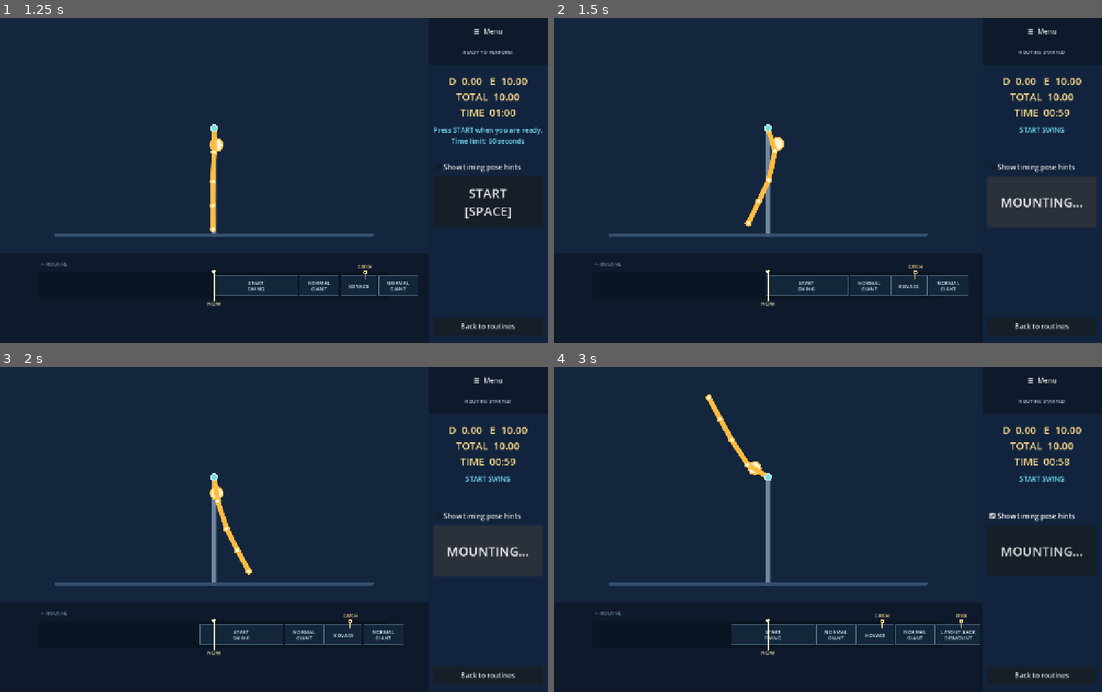
Above: before the commit, frames 1-4 (two rows, left to right).
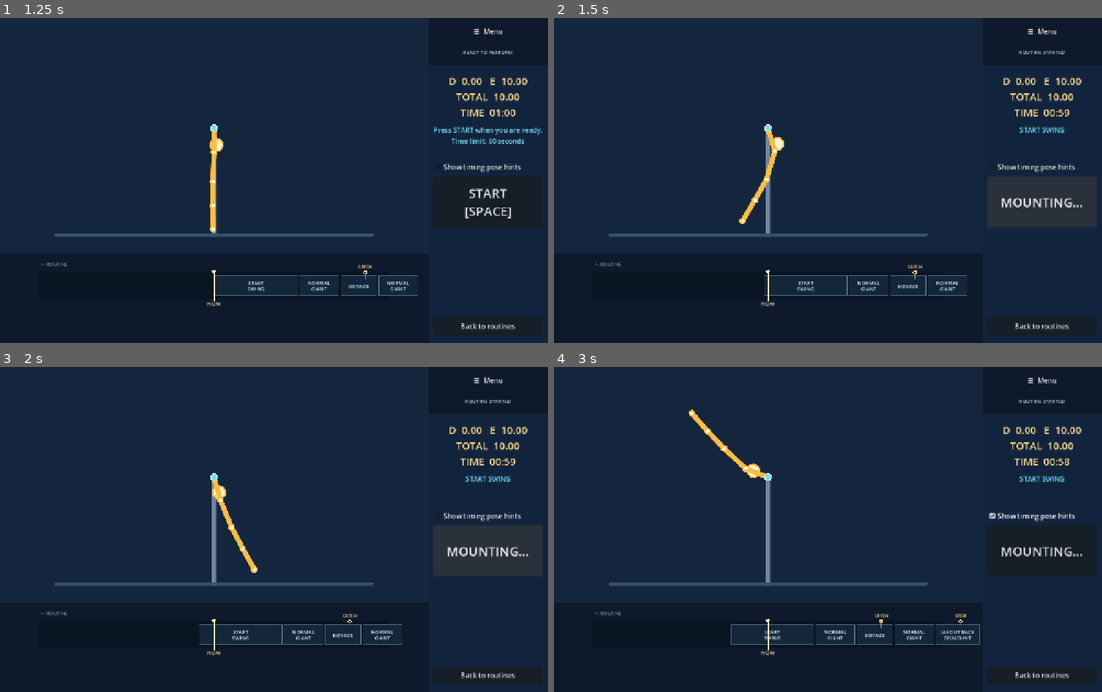
Above: after the commit, the same moments.

Repository: waynelaker/Stick-
Game: Godot game, scene res://main.tscn
Two runs of this game, one before a commit and one after it. Both use one fixed random seed, a clock stepped at 60 frames per second and the inputs below.
Inputs:
- Up to frame 1 (1.25 s): click "First Flight Start Swing → No…" at 0.5 s
- Up to frame 2 (1.5 s): click "START [SPACE]" at 1.25 s
- Up to frame 3 (2 s): no input
- Up to frame 4 (3 s): click "MOUNTING…" at 2 s; click "Show timing pose hints" at 2.75 s

Frame 1 is identical in both runs. In frame 2, 0.6% of the frame differs, in the area x 33-76%, y 37-86%; in frame 3, 0.8%; in frame 4, 1.0%, in the area x 24-78%, y 8-86%.

Commit message:
feat: Enhance fall recovery mechanics and catch timing feedback

Diff:
--- a/scripts/game.gd
+++ b/scripts/game.gd
@@ -111,8 +111,18 @@
 var performance_transition_serial := 0
 var performance_resume_index := 1
 var recovery_giant_required := false
+var recovery_retry_armed := false
+var fall_animation_complete := false
 var active_judgement_points: Array[Dictionary] = []
 var active_judgement_index := 0
+var catch_button_held := false
+var catch_hold_started_at := 0.0
+var catch_target_crossed := false
+var catch_was_secured := false
+var catch_miss_reason := ""
+var last_catch_miss_feedback := ""
+var timing_input_down := false
+var timing_input_started_elapsed := 0.0
 var landing_deduction := 0.0
 var pending_landing_deduction := 0.0
 var pending_landing_target_time := 0.0
@@ -398,13 +408,27 @@
 func _on_skill_completed(completed_skill: Dictionary) -> void:
 	if edit_mode:
 		return
+	if current_mode == "game" and game_phase == "fall":
+		fall_animation_complete = true
+		recovery_retry_armed = not timing_input_down
+		_set_recovery_buttons_enabled(true)
+		if recovery_retry_armed:
+			performance_feedback_label.text = "%s\nSPACE: REMOUNT + RETRY" % (last_catch_miss_feedback if not last_catch_miss_feedback.is_empty() else "FALL")
+		return
 	if current_mode == "game" and game_phase == "perform":
 		if performance_stage == "mount":
 			gymnast.suppress_next_automatic_follow()
 			gymnast.queued_skill = {}
 			call_deferred("_advance_to_next_complex")
 			return
+		if performance_stage == "routine_swing":
+			performance_stage = "swing_advancing"
+			call_deferred("_advance_to_next_complex")
+			return
 		if performance_stage == "complex_judgement":
+			_update_active_judgement()
+			if catch_was_secured and catch_button_held:
+				_release_catch_hold()
 			while active_judgement_index < active_judgement_points.size() and performance_stage == "complex_judgement":
 				_judge_active_point(active_judgement_points[active_judgement_index], 1.0, true)
 			if release_failed or performance_stage == "landing_reaction":
@@ -679,7 +703,8 @@
 	timing_button.size = Vector2(256, 120)
 	timing_button.text = "HIT!\n[SPACE]"
 	timing_button.add_theme_font_size_override("font_size", 30)
-	timing_button.pressed.connect(_attempt_execution)
+	timing_button.button_down.connect(_attempt_execution)
+	timing_button.button_up.connect(_release_catch_hold)
 	perform_controls.add_child(timing_button)
 	var abandon := Button.new()
 	abandon.position = Vector2(12, 590)
@@ -1366,6 +1391,11 @@
 	execution_attempted = false
 	execution_deductions.clear()
 	release_failed = false
+	last_catch_miss_feedback = ""
+	timing_input_down = false
+	catch_button_held = false
+	catch_target_crossed = false
+	catch_was_secured = false
 	pending_landing_deduction = 0.0
 	pending_landing_target_time = 0.0
 	active_combo_notice = false
@@ -1445,8 +1475,15 @@
 	return {"time":float(frames[frame_index].get("time", move.get("duration", 1.0))), "pose":frames[frame_index].pose}
 
 func _attempt_execution() -> void:
+	if not timing_input_down:
+		timing_input_down = true
+		timing_input_started_elapsed = performance_elapsed
 	if game_phase == "results" and performance_stage == "finished" and not timing_button.disabled:
 		_prepare_performance()
+		return
+	if game_phase == "fall":
+		if recovery_retry_armed:
+			_retry_failed_move()
 		return
 	if game_phase != "perform":
 		return
@@ -1459,17 +1496,63 @@
 	var target: Dictionary = _judgement_target(gymnast.skill, point)
 	if target.is_empty():
 		return
+	if str(point.get("role", "")).to_upper() == "CATCH":
+		_begin_catch_hold(float(target.time))
+		return
 	var error: float = absf(gymnast.skill_time - float(target.time))
 	_judge_active_point(point, error)
 
-func _judge_active_point(point: Dictionary, error: float, forced_miss := false) -> void:
+func _begin_catch_hold(target_time: float) -> void:
+	if catch_button_held:
+		return
+	if catch_target_crossed or gymnast.skill_time > target_time:
+		catch_miss_reason = "LATE"
+		_judge_active_point(active_judgement_points[active_judgement_index], 1.0, true)
+		return
+	catch_button_held = true
+	catch_hold_started_at = performance_elapsed
+	timing_button.text = "HOLD…\nCATCH THE BAR"
+	performance_feedback_label.text = "KEEP HOLDING THROUGH THE CATCH DOT"
+
+func _release_catch_hold() -> void:
+	timing_input_down = false
+	if not catch_button_held:
+		return
+	catch_button_held = false
+	if not catch_was_secured or active_judgement_index >= active_judgement_points.size():
+		catch_miss_reason = "EARLY"
+		performance_feedback_label.text = "RELEASED BEFORE THE CATCH"
+		return
+	var point: Dictionary = active_judgement_points[active_judgement_index]
+	var hold_duration := maxf(0.0, performance_elapsed - catch_hold_started_at)
+	_judge_active_point(point, 0.0, false, hold_duration)
+
+func _judge_active_point(point: Dictionary, error: float, forced_miss := false, catch_hold_duration := -1.0) -> void:
 	var role: String = str(point.get("role", "EXECUTE")).to_upper()
 	var perfect_window: float = _execution_window(gymnast.skill)
 	var small_window: float = _small_error_window(gymnast.skill)
 	var medium_window: float = _medium_error_window(gymnast.skill)
 	var deduction := 0.0
 	var judgement := "PERFECT"
-	if role == "LAND":
+	if role == "CATCH" and forced_miss:
+		deduction = 1.0
+		if catch_miss_reason == "EARLY":
+			judgement = "Too early!"
+		else:
+			judgement = "Too late!"
+	elif role == "CATCH" and catch_hold_duration >= 0.0:
+		if catch_hold_duration > 0.300:
+			deduction = 0.5
+			judgement = "LONG HOLD  −0.5"
+		elif catch_hold_duration > 0.160:
+			deduction = 0.3
+			judgement = "HELD TOO LONG  −0.3"
+		elif catch_hold_duration > 0.080:
+			deduction = 0.1
+			judgement = "CAUTIOUS CATCH  −0.1"
+		else:
+			judgement = "CLEAN CATCH"
+	elif role == "LAND":
 		if forced_miss or error > 0.300:
 			deduction = 1.0
 			judgement = "FALL  −1.0"
@@ -1497,16 +1580,21 @@
 	execution_score = maxf(0.0, execution_score - deduction)
 	if deduction > 0.0:
 		execution_deductions.append("%s %s %s" % [str(gymnast.skill.get("name", "Move")), role, judgement])
-		_show_deduction_popup(deduction)
-	if str(gymnast.skill.get("move_class", "")) == "release" and role in ["RELEASE", "CATCH"] and deduction >= 0.5:
+		_show_deduction_popup(deduction, judgement if role == "CATCH" and forced_miss else "")
+	if str(gymnast.skill.get("move_class", "")) == "release" and role in ["RELEASE", "CATCH"] and deduction >= 0.5 and catch_hold_duration < 0.0:
 		release_failed = true
-		judgement = "MISSED RELEASE — FALL!"
+		judgement = "%s\n−1.0" % judgement
+		last_catch_miss_feedback = judgement
 		failed_routine_index = maxi(0, performance_next_index - 1)
 		gymnast.queued_skill = {}
 		call_deferred("_begin_release_fall")
 	gymnast.clear_execution_preview()
 	_clear_queued_move_popup()
 	performance_feedback_label.text = judgement
+	catch_button_held = false
+	catch_target_crossed = false
+	catch_was_secured = false
+	catch_miss_reason = ""
 	active_judgement_index += 1
 	if role == "LAND":
 		landing_deduction = deduction
@@ -1539,11 +1627,19 @@
 		active_judgement_points.append(point)
 	active_judgement_points.sort_custom(func(a, b): return int(a.keyframe) < int(b.keyframe))
 	active_judgement_index = 0
+	catch_button_held = false
+	catch_hold_started_at = 0.0
+	catch_target_crossed = false
+	catch_was_secured = false
+	catch_miss_reason = ""
 	if active_judgement_points.is_empty():
 		performance_stage = "complex_active"
 		timing_button.text = "IN PROGRESS"
 		return
 	performance_stage = "complex_judgement"
+	if str(active_judgement_points[0].get("role", "")).to_upper() == "CATCH" and (Input.is_action_pressed("release_catch") or timing_input_down):
+		catch_button_held = true
+		catch_hold_started_at = timing_input_started_elapsed
 	timing_button.disabled = false
 	_refresh_judgement_prompt()
 
@@ -1554,7 +1650,7 @@
 	var prompt: String = "STICK" if role == "LAND" else role
 	var combo_suffix: String = " COMBO" if active_combo_notice and active_judgement_index == 0 else ""
 	_show_queued_move_popup("NOW: %s%s!" % [prompt, combo_suffix])
-	timing_button.text = "⚠  NOW: %s!\n[SPACE]" % prompt
+	timing_button.text = "HOLD FOR CATCH\n[SPACE]" if role == "CATCH" else "⚠  NOW: %s!\n[SPACE]" % prompt
 	performance_feedback_label.text = "%s — TIMED CLICK %d OF %d" % [role, active_judgement_index + 1, active_judgement_points.size()]
 
 func _judgement_target(move: Dictionary, point: Dictionary) -> Dictionary:
@@ -1576,6 +1672,18 @@
 	var anticipation: float = maxf(0.55, float(gymnast.skill.duration) * 0.28)
 	var show_hint: bool = hints_input != null and hints_input.button_pressed and gymnast.skill_time >= target_time - anticipation
 	gymnast.set_execution_preview(target.pose, show_hint)
+	if role == "CATCH":
+		if not catch_target_crossed and gymnast.skill_time >= target_time:
+			catch_target_crossed = true
+			if not catch_button_held:
+				if catch_miss_reason.is_empty():
+					catch_miss_reason = "LATE"
+				_judge_active_point(point, 1.0, true)
+			else:
+				catch_was_secured = true
+				timing_button.text = "CAUGHT\nRELEASE SPACE"
+				performance_feedback_label.text = "CATCH SECURED — RELEASE"
+		return
 	var miss_delay: float = 0.300 if role == "LAND" else _medium_error_window(gymnast.skill)
 	if gymnast.skill_time > target_time + miss_delay:
 		_judge_active_point(point, miss_delay + 0.001, true)
@@ -1622,29 +1730,35 @@
 		_offer_repeat_on_main_button()
 		return
 	var next_move: Dictionary = routine[performance_next_index]
-	# A routine-authored giant is a holding instruction. Consecutive ordinary
-	# swings collapse to the last one, then wait there until the player initiates
-	# the following complex skill.
+	# Every authored Swing gets one complete revolution. Only the final Swing
+	# immediately before a complex skill becomes its warning/holding giant.
 	if not _is_complex_move(next_move) and str(next_move.get("move_class", "")) == "swing":
 		var connector_index := performance_next_index
-		while performance_next_index < routine.size():
-			var candidate: Dictionary = routine[performance_next_index]
-			if _is_complex_move(candidate) or str(candidate.get("move_class", "")) != "swing":
-				break
-			performance_connector = candidate
-			connector_index = performance_next_index
-			performance_next_index += 1
+		performance_connector = next_move
+		performance_next_index += 1
+		if not _transition_is_valid(previous_move, performance_connector):
+			_stop_for_invalid_transition(previous_move, performance_connector)
+			return
 		if performance_next_index >= routine.size():
-			performance_stage = "finished"
-			game_phase = "results"
-			gymnast.playing = false
-			timing_button.text = "COMPLETE"
-			performance_feedback_label.text = "ROUTINE ENDS IN A HOLDING GIANT"
-			_offer_repeat_on_main_button()
+			gymnast.set_skill(performance_connector, true)
+			performance_current_index = connector_index
+			performance_stage = "routine_swing"
+			timing_button.disabled = true
+			timing_button.text = "SWINGING…"
+			performance_feedback_label.text = str(performance_connector.get("name", "Swing")).to_upper()
 			return
-		performance_complex = routine[performance_next_index]
+		var following_move: Dictionary = routine[performance_next_index]
+		if not _is_complex_move(following_move) and str(following_move.get("move_class", "")) == "swing":
+			gymnast.set_skill(performance_connector, true)
+			performance_current_index = connector_index
+			performance_stage = "routine_swing"
+			timing_button.disabled = true
+			timing_button.text = "SWINGING…"
+			performance_feedback_label.text = str(performance_connector.get("name", "Swing")).to_upper()
+			return
+		performance_complex = following_move
 		performance_next_index += 1
-		if not _transition_is_valid(previous_move, performance_connector) or not _transition_is_valid(performance_connector, performance_complex):
+		if not _transition_is_valid(performance_connector, performance_complex):
 			_stop_for_invalid_transition(previous_move, performance_complex)
 			return
 		gymnast.set_skill(performance_connector, true)
@@ -1825,14 +1939,16 @@
 	gymnast.clear_execution_preview()
 	_update_performance_score()
 
-func _show_deduction_popup(deduction: float) -> void:
+func _show_deduction_popup(deduction: float, message := "") -> void:
 	if ui_layer == null or deduction <= 0.0:
 		return
 	var popup := Label.new()
 	var anchor: Vector2 = Vector2(gymnast.pose.get("hip", Vector2(500, 360)))
 	popup.position = anchor + Vector2(-42.0, -38.0)
-	popup.size = Vector2(100, 42)
-	popup.text = "− %0.1f" % deduction
+	if not message.is_empty():
+		popup.position += Vector2(-35.0, -22.0)
+	popup.size = Vector2(170, 70) if not message.is_empty() else Vector2(100, 42)
+	popup.text = "%s\n− %0.1f" % [message, deduction] if not message.is_empty() else "− %0.1f" % deduction
 	popup.horizontal_alignment = HORIZONTAL_ALIGNMENT_CENTER
 	popup.add_theme_font_size_override("font_size", 28)
 	popup.add_theme_color_override("font_color", Color("#ff5f6d"))
@@ -1867,6 +1983,8 @@
 func _begin_release_fall() -> void:
 	if game_phase != "perform":
 		return
+	recovery_retry_armed = false
+	fall_animation_complete = false
 	routine_playing = false
 	_clear_queued_move_popup()
 	game_phase = "fall"
@@ -1874,7 +1992,8 @@
 	gymnast.set_skill(AuthoredSkills.create_fall_skill(gymnast.current_pose_copy()), true)
 	timing_button.visible = false
 	recovery_controls.visible = true
-	performance_feedback_label.text = "FALL — choose where to rejoin the routine"
+	_set_recovery_buttons_enabled(false)
+	performance_feedback_label.text = "%s\nFALLING…" % (last_catch_miss_feedback if not last_catch_miss_feedback.is_empty() else "FALL")
 	status.text = "RELEASE MISSED"
 
 func _retry_failed_move() -> void:
@@ -1883,7 +2002,16 @@
 func _resume_after_failed_move() -> void:
 	_resume_performance_from(mini(routine.size() - 1, failed_routine_index + 1))
 
+func _set_recovery_buttons_enabled(enabled: bool) -> void:
+	if recovery_controls == null:
+		return
+	for child in recovery_controls.get_children():
+		if child is Button:
+			child.disabled = not enabled
+
 func _resume_performance_from(index: int, require_giant := false) -> void:
+	recovery_retry_armed = false
+	fall_animation_complete = false
 	game_phase = "perform"
 	performance_stage = "awaiting_start"
 	performance_resume_index = clampi(index, 1, maxi(1, routine.size() - 1))
@@ -2564,6 +2692,12 @@
 	if current_mode == "game" and not game_paused and event.is_action_pressed("release_catch"):
 		_attempt_execution()
 		get_viewport().set_input_as_handled()
+	elif current_mode == "game" and not game_paused and event.is_action_released("release_catch"):
+		_release_catch_hold()
+		if game_phase == "fall" and fall_animation_complete:
+			recovery_retry_armed = true
+			performance_feedback_label.text = "%s\nSPACE: REMOUNT + RETRY" % (last_catch_miss_feedback if not last_catch_miss_feedback.is_empty() else "FALL")
+		get_viewport().set_input_as_handled()
 
 func _set_game_paused(paused: bool) -> void:
 	if game_paused == paused:
Not shown, changed: README.md
